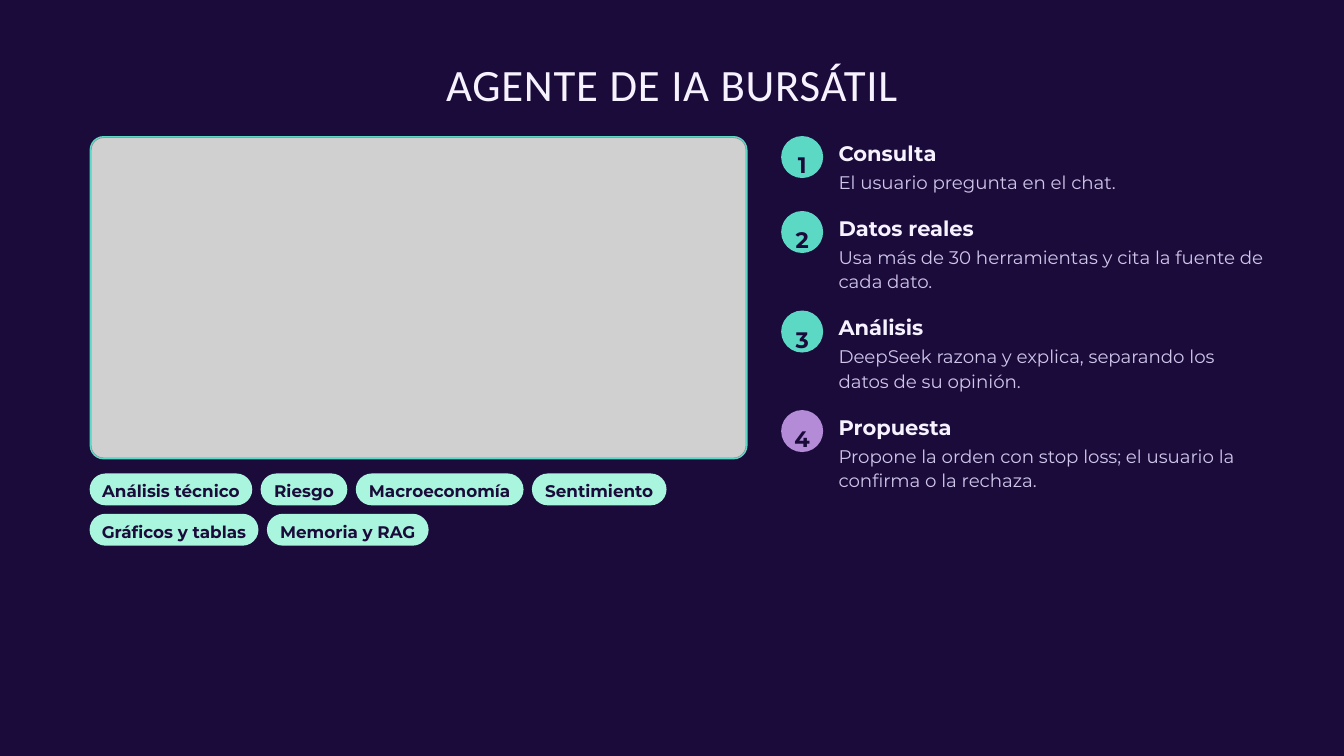
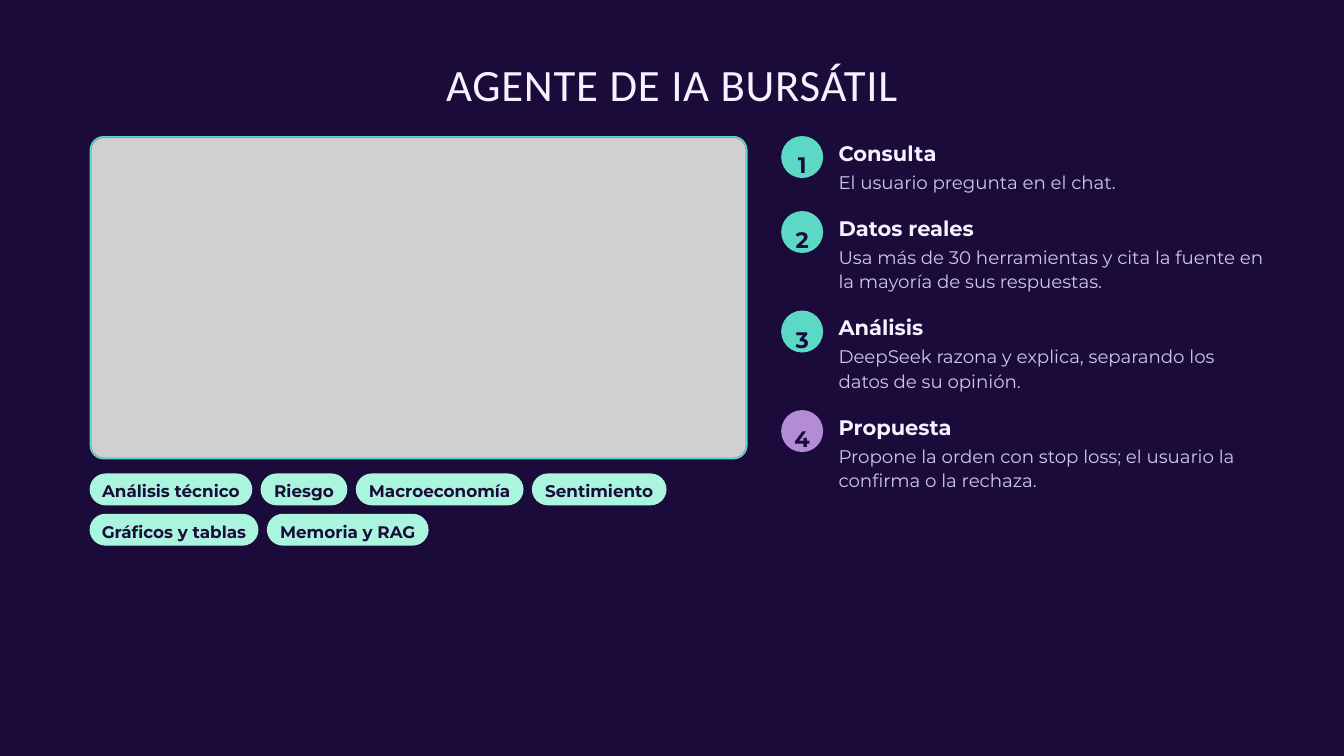
Before and after one commit to Cristian-Higuera-byte/RepAgenteIA, a slide deck: slide 10 of FASE 2/Grupales/Avance 2 Agente IA Bursátil.pptx. Drawn at 1344x756 pixels with LibreOffice and Linux fonts; fonts in the diff are those of the drawing; grey boxes stand for pictures. Boxes give left, top, right and bottom in pixels: in the first picture for what was removed or moved away, otherwise in the second. Text is boxed around its words. In the diff, an @@ line names an element or a change of style, - is before the commit and + after.

```diff
--- a/FASE 2/Grupales/Avance 2 Agente IA Bursátil.pptx
+++ b/FASE 2/Grupales/Avance 2 Agente IA Bursátil.pptx
@@ text at box(839, 250, 1263, 292): text changed @@
-Usa más de 30 herramientas y cita la fuente de cada dato.
+Usa más de 30 herramientas y cita la fuente en la mayoría de sus respuestas.
```
Also in this commit, not shown: 4 other slides changed.
